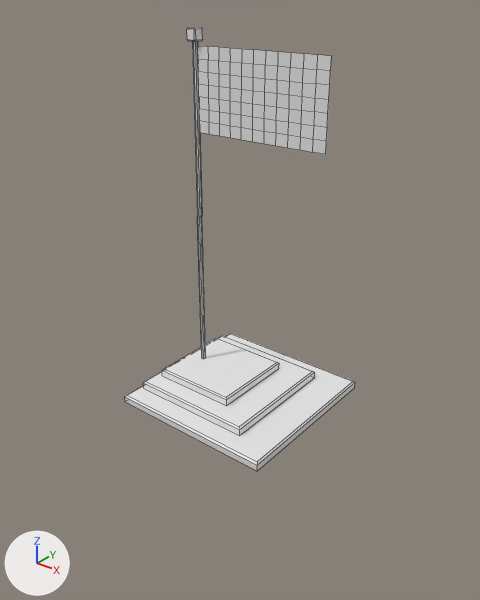
Before and after pictures for a commit that changed the FBX model Assets/Mesh/Flag.fbx.
Camera for both pictures: a camera (50 mm lens) standing at (4.85, -5.37, 1.5) and looking at (0.41, 0.19, -1.95). Lighting does not change. The marker at lower left points along +X, +Y and +Z. Mesh edges are drawn as thin lines. Where no turn or scale is listed for an object, it has been applied to the vertices.

The first picture shows 'Flag'.
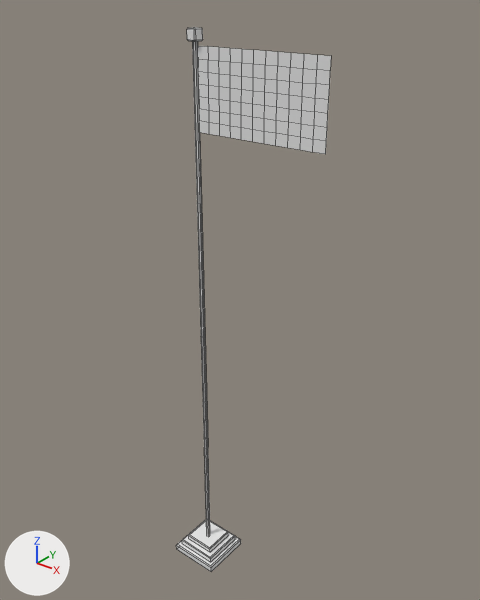
Pixel boxes (x1, y1, x2, y2) of what changed, in the pictures (480 x 600 px; the box of a moved part takes in the faces that stretch with it):
'Flag', reshaped (32% narrower, 23% taller)
    before: (125, 27, 355, 471)
    after: (176, 27, 331, 572)
part 1 of me_flag, moved or reshaped
    before: (162, 338, 279, 406)
    after: (189, 521, 228, 552)
part 2 of me_flag, moved or reshaped
    before: (143, 336, 315, 435)
    after: (176, 522, 241, 572)
part 3 of me_flag, moved or reshaped
    before: (125, 334, 355, 471)
    after: (182, 520, 235, 562)
part 4 of me_flag, built on
    before: (192, 41, 206, 359)
    after: (192, 41, 210, 535)

Patch to the scene script:
```diff
--- a/Assets/Mesh/Flag.fbx.py
+++ b/Assets/Mesh/Flag.fbx.py
@@ me_flag @@
 # used by ob_flag; location = (0.0, 0.0, 0.0)
-me_flag.from_pydata(...)  # 180 vertices, 146 faces; spans x -0.41..1.59, y -1.0..1.0, z -3.11..1.04
+me_flag.from_pydata(...)  # 196 vertices, 162 faces; spans x -0.36..1.59, y -0.33..0.33, z -6.03..1.04
+# me_flag part 1: the loose piece of 12 vertices spanning x -0.25..0.77, y -0.51..0.51, z -2.92..-2.82 is scaled about its middle by (0.394, 0.394, 0.82), then moved by (-0.29, 0.0, -2.94)
+# me_flag part 2: the loose piece of 12 vertices spanning x -0.34..1.16, y -0.75..0.75, z -3.01..-2.92 is scaled about its middle by (0.444, 0.444, 1), then moved by (-0.43, 0.0, -3.02)
+# me_flag part 3: the loose piece of 12 vertices spanning x -0.41..1.59, y -1.0..1.0, z -3.11..-3.01 is scaled about its middle by (0.272, 0.272, 0.82), then moved by (-0.62, 0.0, -2.83)
+# me_flag part 4
+# 8 vertices are removed from x -0.05..0.0, y -0.03..0.03, z -2.82
+# 8 faces are deleted
+# 8 vertices in x -0.05..0.0, y -0.03..0.03, z -0.95 move by (0.0, 0.0, 0.15)
+# 8 new vertices lie (0.0, 0.0, -1.71) away from vertices in x -0.05..0.0, y -0.03..0.03, z -0.95
+# 8 new vertices lie (0.0, 0.0, -1.71) away from vertices in x -0.05..0.0, y -0.03..0.03, z -2.51
+# 8 new vertices lie (0.0, 0.0, -1.71) away from vertices in x -0.05..0.0, y -0.03..0.03, z -4.22
+# 24 new faces join them, mat_m_flag_pole (white #e7e7e7)
 me_flag.materials.append(mat_m_flag)
```
